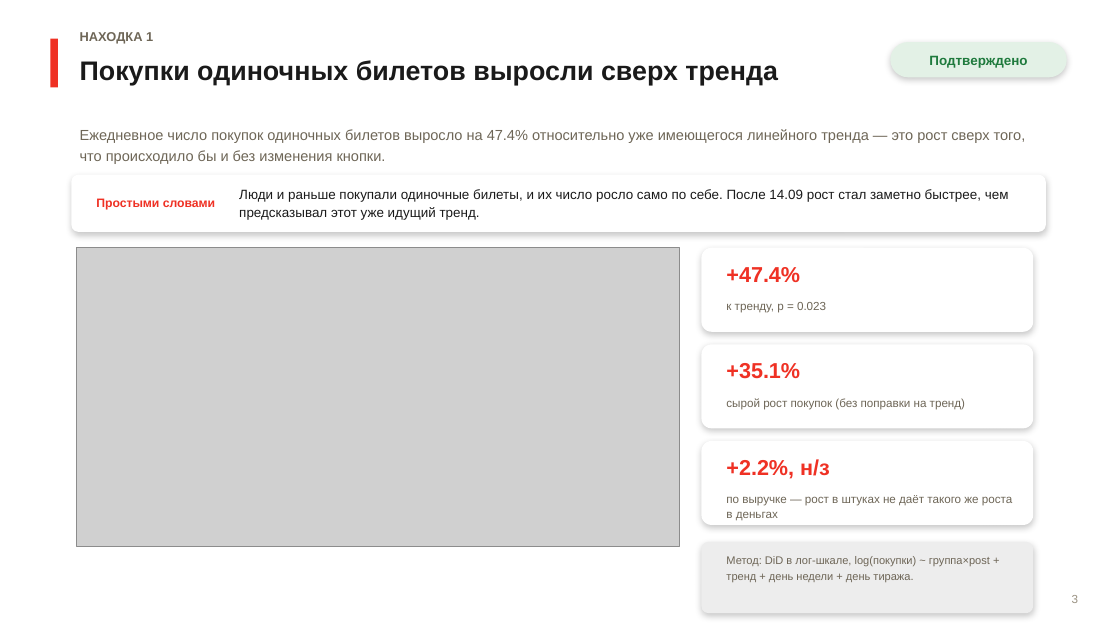
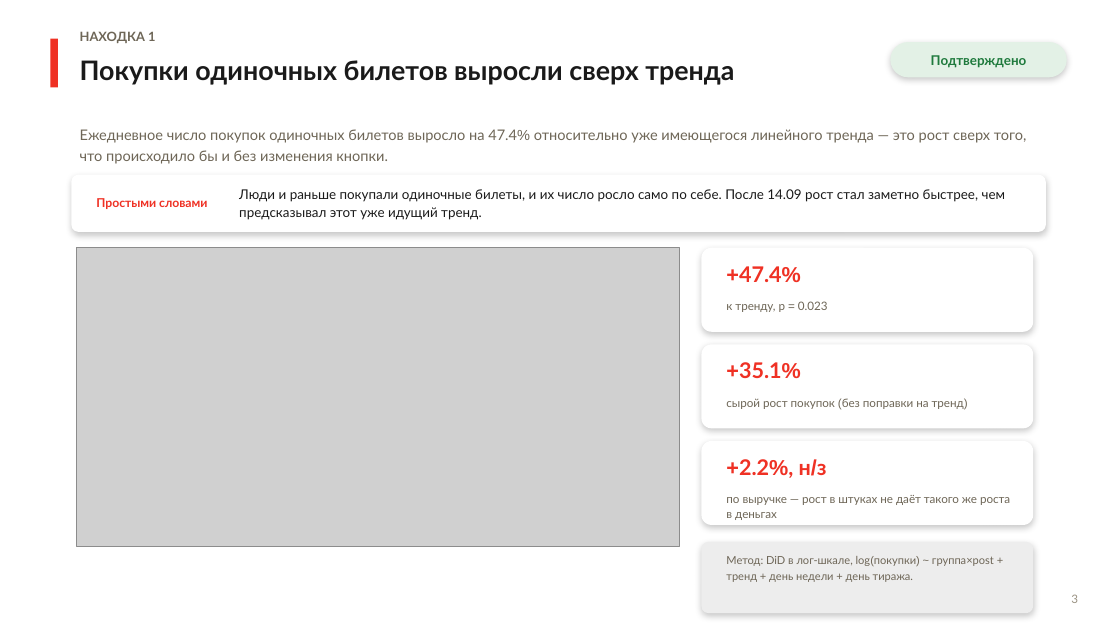
Before and after one commit to mazur162/mazur162, a slide deck: slide 4 of reports/alfa-mania-buybutton-presentation-v2-fixed.pptx. Drawn at 1120x630 pixels with LibreOffice and Linux fonts; fonts in the diff are those of the drawing; grey boxes stand for pictures. Boxes give left, top, right and bottom in pixels: in the first picture for what was removed or moved away, otherwise in the second. Text is boxed around its words. In the diff, an @@ line names an element or a change of style, - is before the commit and + after.

```diff
--- a/reports/alfa-mania-buybutton-presentation-v2-fixed.pptx
+++ b/reports/alfa-mania-buybutton-presentation-v2-fixed.pptx
@@ text "+47.4%" at (726,266,800,282): font Arial to Lato in "+47.4%" @@
@@ text "+35.1%" at (726,362,800,378): font Arial to Lato in "+35.1%" @@
@@ text "+2.2%, н/з" at (726,459,827,478): font Arial to Lato in "+2.2%, н/з" @@
@@ font Arial to Lato in 10 elements at (80,31,155,43), (80,60,734,85), (891,42,1067,77), (80,129,1027,164), (96,198,207,209), (239,189,1005,220), (726,301,828,312), (726,398,968,410), (726,495,1010,520), (726,556,994,582) @@
```
Also in this commit, not shown: 14 other slides changed.
